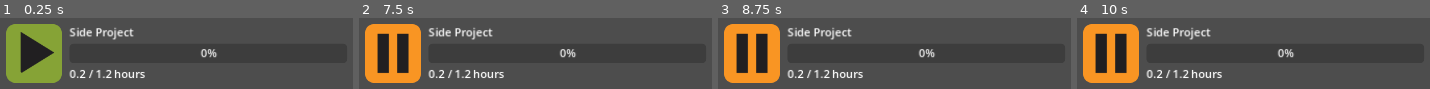
Above: before the commit, frames 1-4 (left to right).
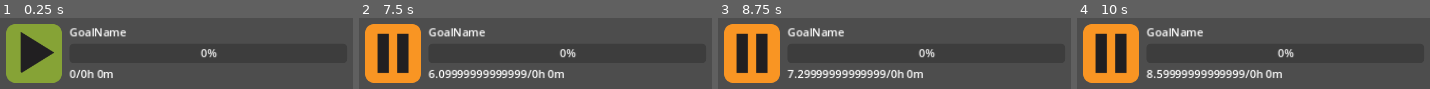
Above: after the commit, the same moments.

Repository: mathew-tran/productive
Game: Godot game, scene res://Main.tscn
Same seed, same stepped clock (60 frames per second), same inputs: the game is played once before the commit and once after it.
Inputs (mouse positions are in pixels of both pictures, inside the frame that each line leads up to):
- Up to frame 1 (0.25 s): no input
- Up to frame 2 (7.5 s): click (394, 53) at 0.5 s; click (394, 53) at 1.25 s; click (394, 53) at 2 s; tap Enter at 2.75, 4.25, 5.75 s; tap Space at 3.5, 5, 6.5 s
- Up to frame 3 (8.75 s): no input
- Up to frame 4 (10 s): no input

The runs differ from the first frame. In frame 1, 2.7% of the frame differs, in the area x 19-42%, y 14-85%; in frame 2, 4.3%; in frame 3, 4.3%; in frame 4, 4.3%, in the area x 19-59%, y 14-85%.

Commit message:
be able to have timer on goal

Diff:
--- a/Scenes/Goal.tscn
+++ b/Scenes/Goal.tscn
@@ -1,11 +1,13 @@
-[gd_scene load_steps=2 format=3 uid="uid://bodlyhu4lywei"]
+[gd_scene load_steps=3 format=3 uid="uid://bodlyhu4lywei"]
 
+[ext_resource type="Script" path="res://Scripts/Goal.gd" id="1_1uym3"]
 [ext_resource type="PackedScene" uid="uid://3sltofvl4a3i" path="res://Scenes/PlayButton.tscn" id="1_ebre7"]
 
 [node name="Goal" type="Control"]
 custom_minimum_size = Vector2(500, 100)
 layout_mode = 3
 anchors_preset = 0
+script = ExtResource("1_1uym3")
 
 [node name="HBoxContainer" type="HBoxContainer" parent="."]
 custom_minimum_size = Vector2(50, 50)
@@ -21,7 +23,7 @@
 layout_mode = 2
 alignment = 1
 
-[node name="Label" type="Label" parent="HBoxContainer/VBoxContainer"]
+[node name="GoalTitle" type="Label" parent="HBoxContainer/VBoxContainer"]
 layout_mode = 2
 text = "Side Project"
 
@@ -32,6 +34,12 @@
 custom_minimum_size = Vector2(400, 0)
 layout_mode = 2
 
-[node name="Label2" type="Label" parent="HBoxContainer/VBoxContainer"]
+[node name="HoursWorked" type="Label" parent="HBoxContainer/VBoxContainer"]
 layout_mode = 2
 text = "0.2 / 1.2 hours"
+
+[node name="Timer" type="Timer" parent="."]
+wait_time = 0.1
+
+[connection signal="CustomPress" from="HBoxContainer/Button" to="." method="_on_button_custom_press"]
+[connection signal="timeout" from="Timer" to="." method="_on_timer_timeout"]
--- /dev/null
+++ b/Scripts/Goal.gd
@@ -0,0 +1,41 @@
+extends Control
+
+var GoalName = "GoalName"
+
+@onready var GoalTitle = $HBoxContainer/VBoxContainer/GoalTitle
+@onready var HoursWorked = $HBoxContainer/VBoxContainer/HoursWorked
+
+var Seconds = 0
+var GoalInHours = 0
+var GoalInMinutes = 0
+
+func _ready():
+	Update()
+
+func Update():
+	GoalTitle.text = GoalName
+	HoursWorked.text = ConvertSecondsIntoText(Seconds) + "/" + GetGoalText()
+
+func GetGoalText():
+	return str(GoalInHours) + "h " + str(GoalInMinutes) + "m"
+
+func ConvertSecondsIntoText(seconds):
+
+	var result = str(seconds).format("%0.3f")
+
+	return result
+
+
+
+
+func _on_button_custom_press(bIsPlaying):
+	if bIsPlaying:
+		$Timer.start()
+	else:
+		$Timer.stop()
+
+
+
+func _on_timer_timeout():
+	Seconds += $Timer.wait_time
+	Update()
--- a/Scripts/PlayButton.gd
+++ b/Scripts/PlayButton.gd
@@ -2,6 +2,8 @@
 
 
 var bIsPlaying = false
+
+signal CustomPress(bIsPlaying)
 
 func _ready():
 	UpdateTexture()
@@ -10,7 +12,7 @@
 	bIsPlaying = !bIsPlaying
 	UpdateTexture()
 	release_focus()
-
+	emit_signal("CustomPress", bIsPlaying)
 
 func UpdateTexture():
 	if bIsPlaying:
